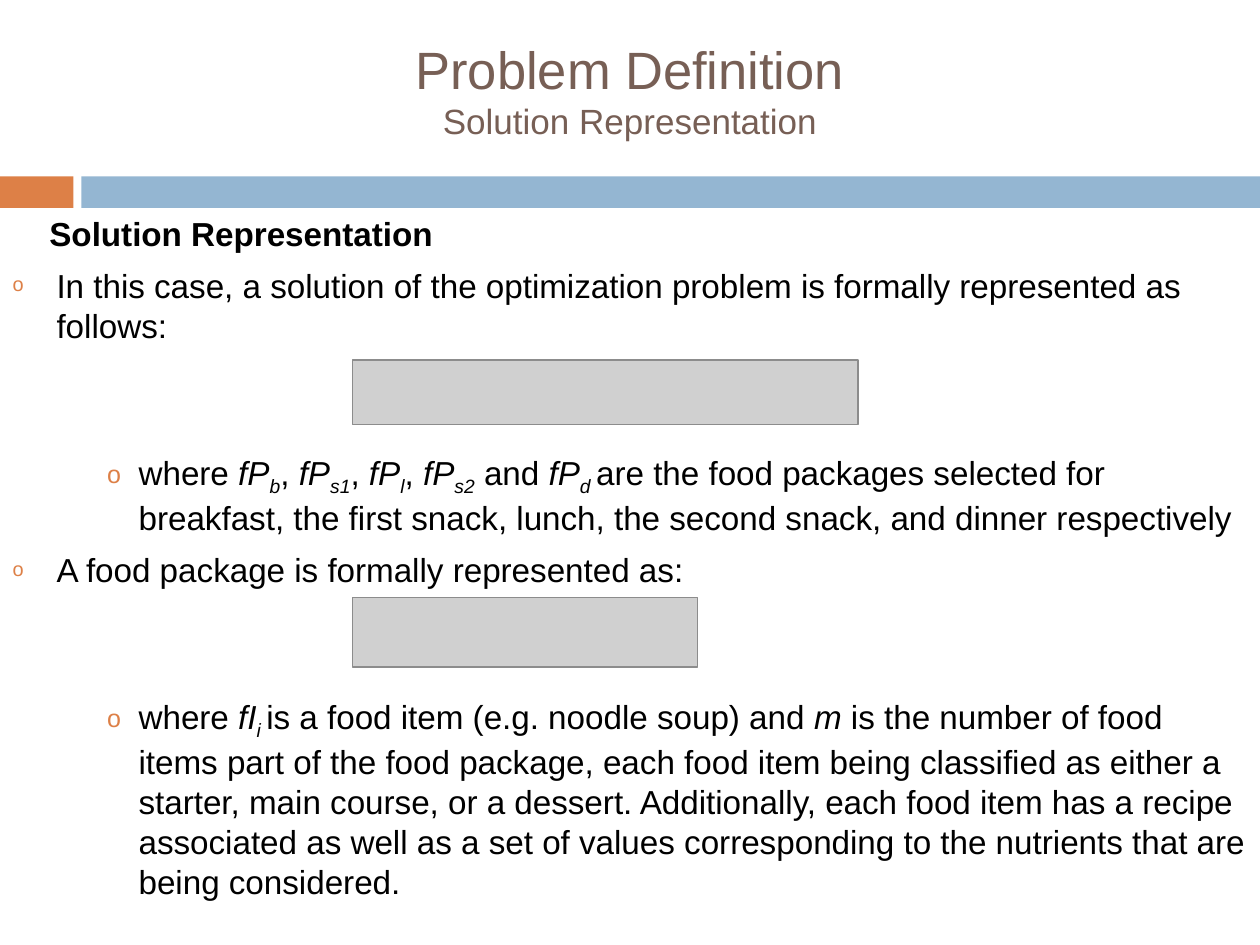
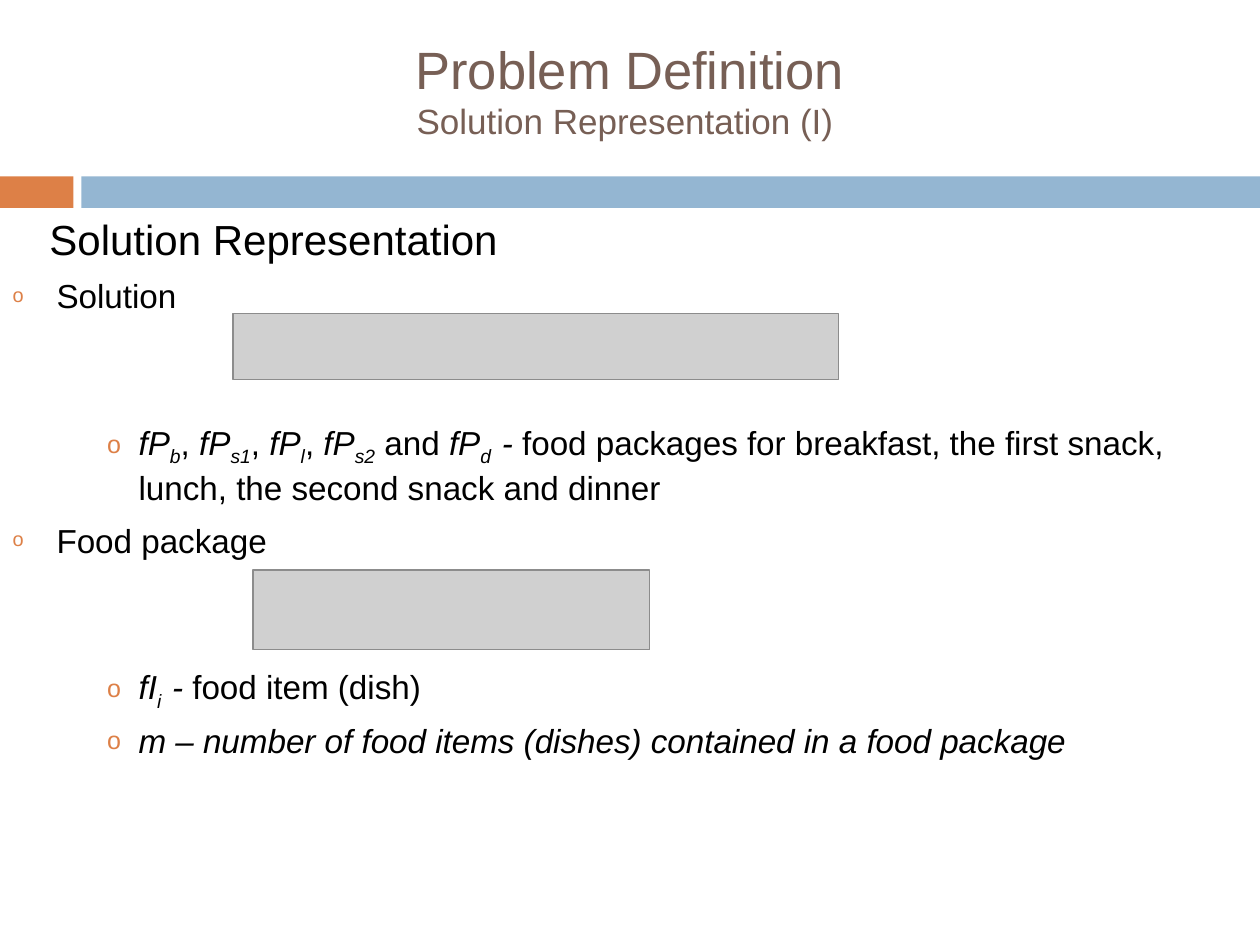
Before and after one commit to tiberiu-b/Diet4EldersDocumentation, a slide deck: slide 11 of Prezentare/TiberiuBoros.pptx. Drawn at 1260x945 pixels with LibreOffice and Linux fonts; fonts in the diff are those of the drawing; grey boxes stand for pictures; background and template pictures are left out. Boxes give left, top, right and bottom in pixels: in the first picture for what was removed or moved away, otherwise in the second. Text is boxed around its words. In the diff, an @@ line names an element or a change of style, - is before the commit and + after.

```diff
--- a/Prezentare/TiberiuBoros.pptx
+++ b/Prezentare/TiberiuBoros.pptx
@@ title at (416, 51, 844, 141): text changed @@
-  Problem Definition
-  Solution Representation
+  Problem Definition
+  Solution Representation (I)
@@ text at (49, 224, 498, 263): size 19 to 24 pt, bold off in "Solution Representation" @@
@@ text at (57, 284, 1164, 760): text changed @@
-o In this case, a solution of the optimization problem is formally represented as follows:
-    o where fPb, fPs1, fPl, fPs2 and fPd are the food packages selected for breakfast, the first snack, lunch, the second snack, and dinner respectively
-o A food package is formally represented as:
-    o where fIi is a food item (e.g. noodle soup) and m is the number of food items part of the food package, each food item being classified as either a starter, main course, or a dessert. Additionally, each food item has a recipe associated as well as a set of values corresponding to the nutrients that are being considered.
+o Solution
+    o fPb, fPs1, fPl, fPs2 and fPd - food packages for breakfast, the first snack, lunch, the second snack and dinner
+o Food package
+    o fIi - food item (dish)
+    o m – number of food items (dishes) contained in a food package
@@ picture added at (233, 314, 838, 381) @@
@@ picture removed at (353, 360, 859, 425) @@
@@ picture: place and size @@
-picture at (353, 597, 698, 667)
+picture at (253, 570, 650, 649)
```
Also in this commit, not shown: 25 other slides changed, 9 other files.
